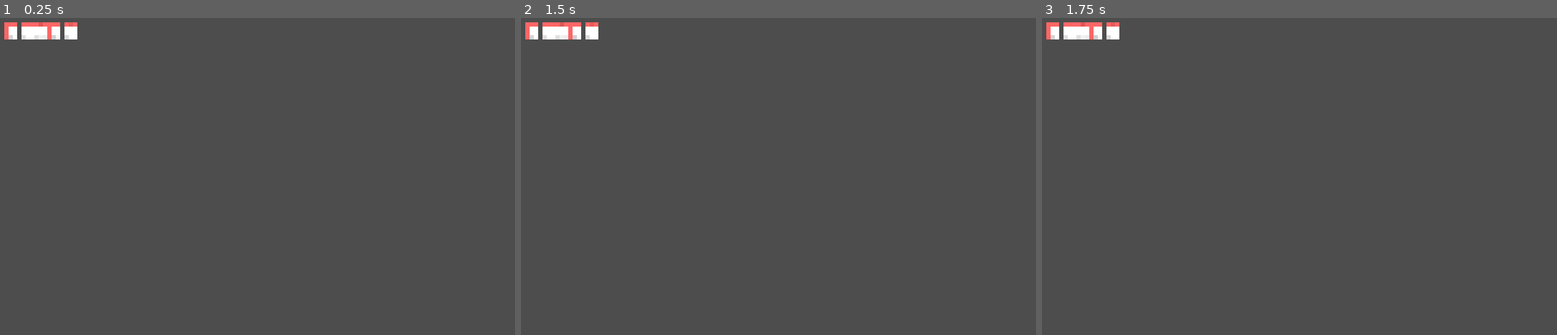
Above: before the commit, frames 1-3 (left to right).
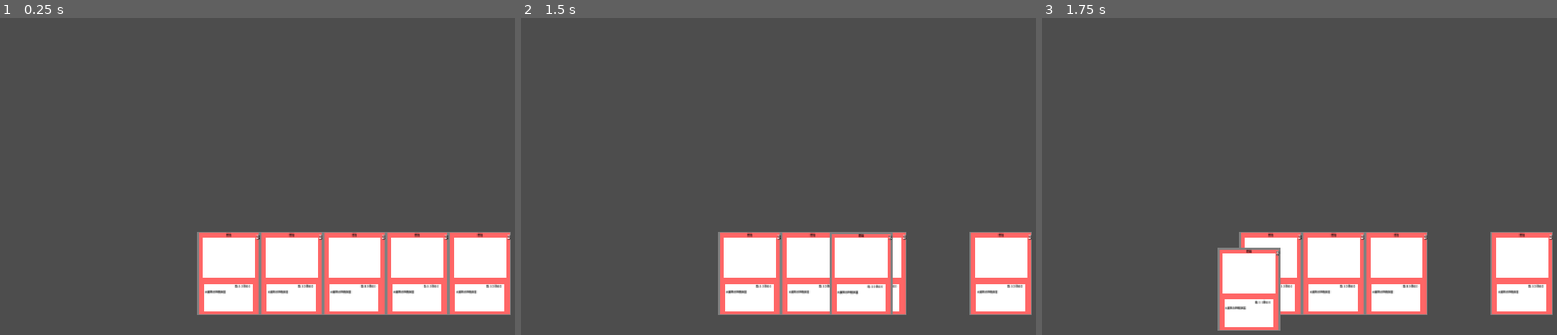
Above: after the commit, the same moments.

Repository: hiro0909yoshi/cardbattlegame
Game: Godot game, scene res://scenes/game.tscn
The game is run twice, just before and just after one commit, with the same random seed, the same clock (stepped at 60 frames per second) and the same inputs.
Inputs (mouse positions are in pixels of both pictures, inside the frame that each line leads up to):
- Up to frame 1 (0.25 s): no input
- Up to frame 2 (1.5 s): tap Enter at 0.5 s; move the mouse to (727, 290) at 0.52 s; click (727, 290) at 0.67 s; tap Space at 1.25 s; drag from (927, 265) to (727, 290) at 1.27 s
- Up to frame 3 (1.75 s): no input

The runs differ from the first frame. In frame 1, 17% of the frame differs, in the area x 0-100%, y 1-94%; in frame 2, 13%; in frame 3, 15%.

Commit message:
重なり問題解決

Diff:
--- a/project.godot
+++ b/project.godot
@@ -20,4 +20,4 @@
 window/size/viewport_width=2400
 window/size/viewport_height=1960
 window/stretch/mode="canvas_items"
-window/stretch/scale=0.5
+window/stretch/scale=2.19
--- a/scenes/card.gd
+++ b/scenes/card.gd
@@ -2,10 +2,24 @@
 
 var is_dragging = false
 var card_data = {}
+var mouse_over = false
 
 func _ready():
 	print("カード準備完了！")
+	# マウスイベントを接続
+	mouse_entered.connect(_on_mouse_entered)
+	mouse_exited.connect(_on_mouse_exited)
 	load_card_data(3)
+
+func _on_mouse_entered():
+	mouse_over = true
+	if not is_dragging:
+		z_index = 5  # ホバー時に少し前面に
+
+func _on_mouse_exited():
+	mouse_over = false
+	if not is_dragging:
+		z_index = 0  # 元に戻す
 
 func load_card_data(card_id):
 	var file = FileAccess.open("res://data/Cards.json", FileAccess.READ)
@@ -40,37 +54,28 @@
 		"土": color = Color(0.8, 0.6, 0.3)
 
 func set_rarity_border():
-	print("=== RARITY DEBUG ===")
-	print("Card data rarity: ", card_data.get("rarity", "NOT FOUND"))
-
 	var border = get_node_or_null("RarityBorder")
 	if border:
 		var style = StyleBoxFlat.new()
+		style.bg_color = Color(0, 0, 0, 0)
+		style.draw_center = false
 
-		# 中央を透明に、枠だけ表示
-		style.bg_color = Color(0, 0, 0, 0)  # 透明
-		style.draw_center = false  # 中央を描画しない
-
-		# 枠の設定
 		style.border_width_left = 3
 		style.border_width_right = 3
 		style.border_width_top = 3
 		style.border_width_bottom = 3
 
-		# レアリティで枠色を変更
 		match card_data.get("rarity", "common"):
 			"legendary":
-				style.border_color = Color(1.0, 0.8, 0.0, 1)  # 金
+				style.border_color = Color(1.0, 0.8, 0.0, 1)
 			"rare":
-				style.border_color = Color(0.1, 0.1, 0.1, 1)  # 黒
+				style.border_color = Color(0.1, 0.1, 0.1, 1)
 			"uncommon":
-				style.border_color = Color(0.5, 0.5, 0.5, 1)  # グレー
+				style.border_color = Color(0.5, 0.5, 0.5, 1)
 			_:
-				style.border_color = Color(1.0, 1.0, 1.0, 1)  # 白
+				style.border_color = Color(1.0, 1.0, 1.0, 1)
 
 		border.add_theme_stylebox_override("panel", style)
-		print("Border style applied: ", card_data.get("rarity", "common"))
-
 
 func update_label():
 	var name_label = get_node_or_null("NameLabel")
@@ -103,19 +108,20 @@
 		desc_label.add_theme_color_override("font_color", Color.BLACK)
 
 func _input(event):
-	if event is InputEventMouseButton:
+	# ドラッグ中の移動処理
+	if is_dragging and event is InputEventMouseMotion:
+		global_position = get_global_mouse_position() - size / 2
+		return
+
+	# クリック処理（マウスオーバー時のみ）
+	if mouse_over and event is InputEventMouseButton:
 		if event.button_index == MOUSE_BUTTON_LEFT:
-			var mouse_pos = get_global_mouse_position()
-			var card_rect = Rect2(global_position, size)
-
-			if card_rect.has_point(mouse_pos):
-				print("カードクリック！")
-				is_dragging = event.pressed
-				# ドラッグ中は最前面に
-				if event.pressed:
-					z_index = 10
-				else:
-					z_index = 0
-
-	elif event is InputEventMouseMotion and is_dragging:
-		global_position = get_global_mouse_position() - size / 2
+			if event.pressed:
+				print("カードクリック！", card_data.name)
+				is_dragging = true
+				z_index = 10
+				# 他のカードの処理を止める
+				get_viewport().set_input_as_handled()
+			else:
+				is_dragging = false
+				z_index = 0
